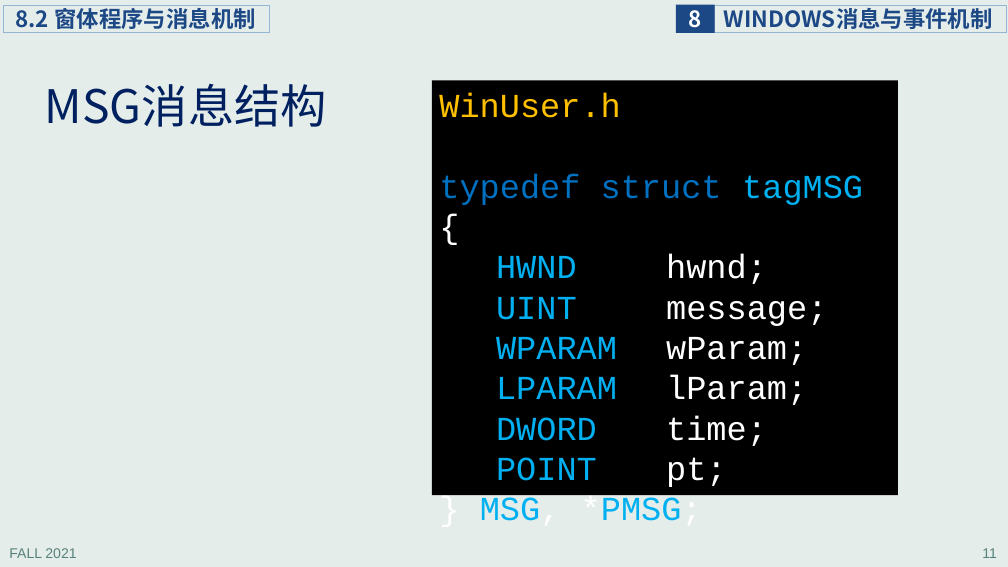
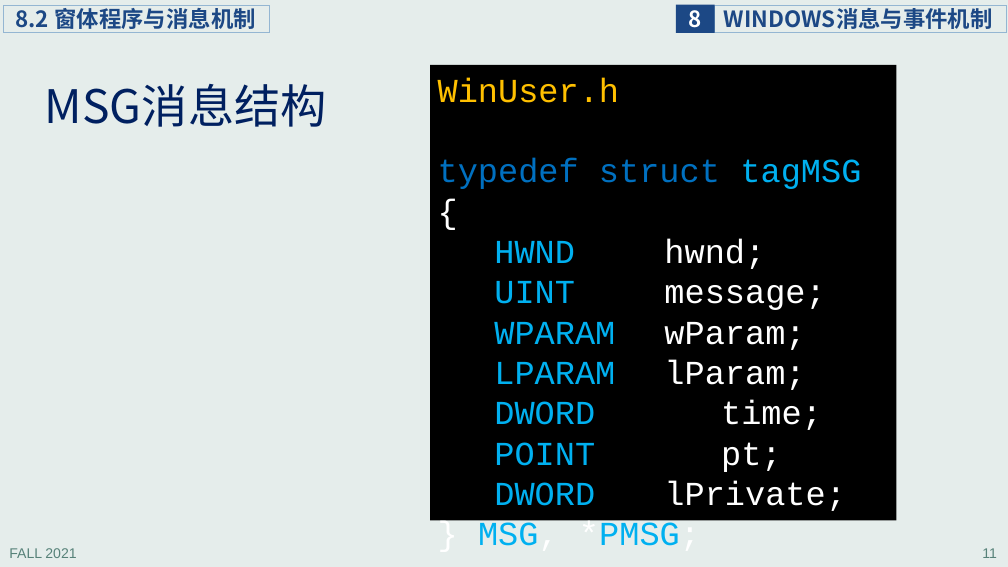
Before and after one commit to principleWindows/win-principle-2021, a slide deck: slide 11 of slides/instruction/principleWindows_8.pptx. Drawn at 1008x567 pixels with LibreOffice and Linux fonts; fonts in the diff are those of the drawing. Boxes give left, top, right and bottom in pixels: in the first picture for what was removed or moved away, otherwise in the second. Text is boxed around its words. In the diff, an @@ line names an element or a change of style, - is before the commit and + after.

```diff
--- a/slides/instruction/principleWindows_8.pptx
+++ b/slides/instruction/principleWindows_8.pptx
@@ rectangle "WinUser.h": place and size @@
-rectangle "WinUser.h" at <box>432,80,898,495</box>
+rectangle "WinUser.h" at <box>430,65,896,520</box>
@@ text in rectangle at <box>494,480,845,511</box>: paragraph added @@
+DWORD lPrivate;
```
Also in this commit, not shown: 12 other slides changed, 1 slide added, 1 slide removed, 9 other files.
